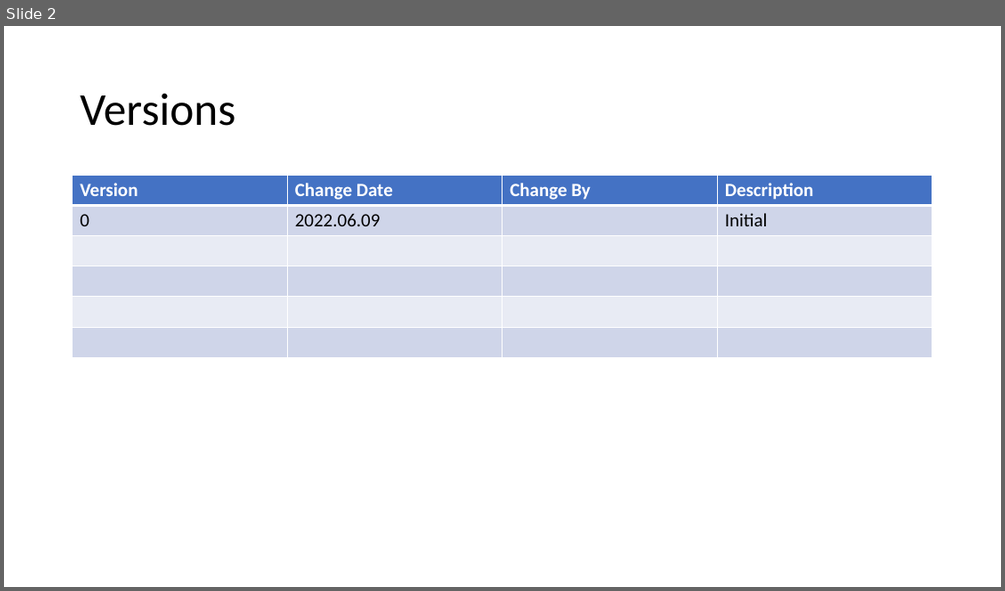
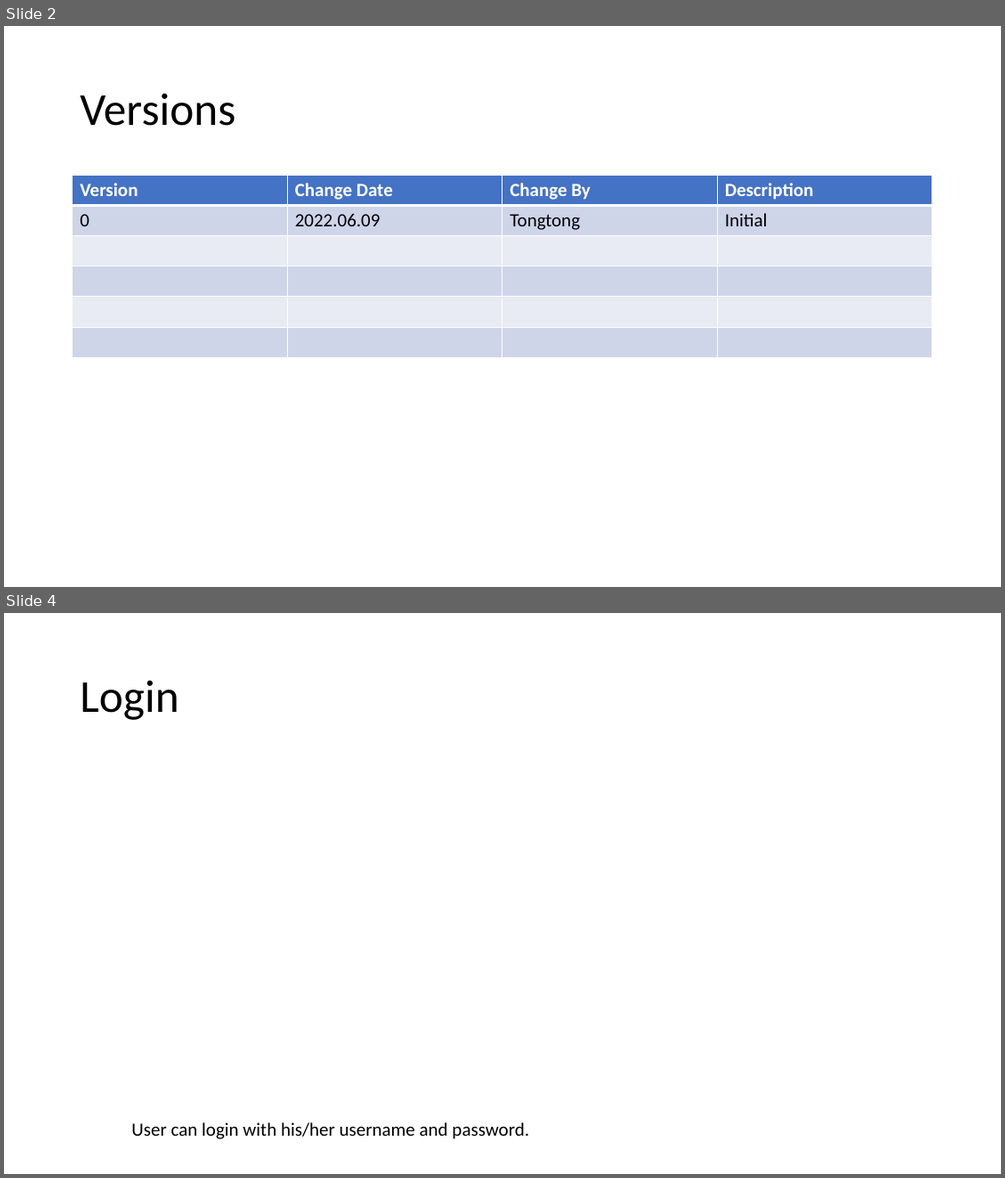
Before and after one commit to ZirconiumZr/UOB_SIT, a slide deck: uob_website/analysis/utils/Voice_To_Text_Analysis_Web_UserGuide.pptx. Shown one above the other, each under a label of ours: slide 2 before the commit, slides 2 and 4 after it; the slides between them are not shown. The pictures are 1005x591 and 1005x1178 pixels, drawn with LibreOffice and Linux fonts; fonts in the diff are those of the drawing. Boxes give left, top, right and bottom in pixels: in the first picture for what was removed or moved away, otherwise in the second. Text is boxed around its words. In the diff, an @@ line names an element or a change of style, - is before the commit and + after.

```diff
--- a/uob_website/analysis/utils/Voice_To_Text_Analysis_Web_UserGuide.pptx
+++ b/uob_website/analysis/utils/Voice_To_Text_Analysis_Web_UserGuide.pptx
@@ slide 4 added at (4,613,1001,1174), background #FFFFFF @@
@@ title added at (80,680,178,720), 44 pt, text #000000 @@
+Login
@@ text added at (131,1122,529,1139), 18 pt, text #000000 @@
+User can login with his/her username and password.
@@ slide 2 changed as well @@
@@ table at (73,176,934,357) @@
-row 2, column 3: 
+row 2, column 3: Tongtong
```
Also in this commit, not shown: 1 other slide changed, 12 other slides added, 1 other file.
